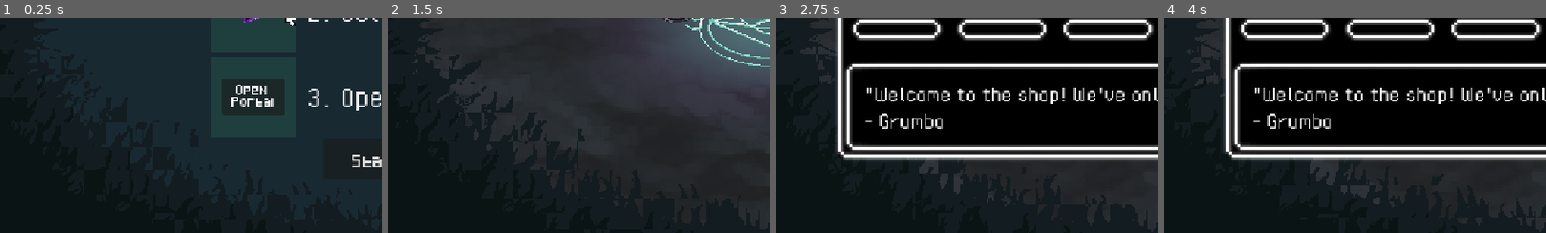
Above: before the commit, frames 1-4 (left to right).
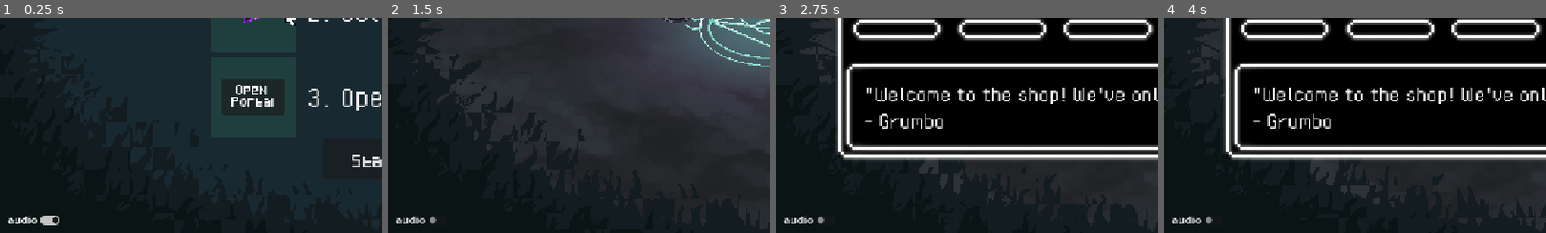
Above: after the commit, the same moments.

Repository: alifeee/loop
Game: Godot game, scene res://scenes/main.tscn
The game is run twice, just before and just after one commit, with the same random seed, the same clock (stepped at 60 frames per second) and the same inputs. The engine's default icon, where the game draws it, is replaced by a stand-in: a white triangle on a blue panel in a dark square.
Inputs (mouse positions are % of the whole screen's width and height, from its top left):
- Up to frame 1 (0.25 s): no input
- Up to frame 2 (1.5 s): click (4, 95) at 0.5 s, where only the run after the commit has a clickable "audio"; click "Start" at 1.25 s
- Up to frame 3 (2.75 s): click "SHOP" at 2 s
- Up to frame 4 (4 s): click (30, 43) at 2.75 s; click "SHOP" at 3.5 s
The pictures show only the part of the screen within x 0-50%, y 48-98%; the shares and areas given below are measured in that part.

The runs differ from the first frame. In frame 1, 0.3% of the frame differs, in the area x 2-16%, y 92-97%; in frame 2, 0.2%; in frame 3, 0.2%; in frame 4, 0.2%.

Commit message:
add audio mute button

Diff:
--- a/scenes/main.tscn
+++ b/scenes/main.tscn
@@ -2173,8 +2173,9 @@
 [sub_resource type="GradientTexture1D" id="GradientTexture1D_0ld40"]
 gradient = SubResource("Gradient_dp3eg")
 
-[node name="Node2D2" type="Node2D" node_paths=PackedStringArray("LOOP_CONTAINER")]
+[node name="Node2D2" type="Node2D" node_paths=PackedStringArray("audio_mute", "LOOP_CONTAINER")]
 script = ExtResource("1_jyhfs")
+audio_mute = NodePath("CanvasLayer/CheckButton")
 LOOP_CONTAINER = NodePath("LoopContainer")
 CONTINUOUS_CASTING = false
 LOOP_MAX_LENGTH = 1000.0
@@ -2658,7 +2659,20 @@
 stream = ExtResource("507_wooaw")
 volume_db = -3.0
 
+[node name="CanvasLayer" type="CanvasLayer" parent="."]
+
+[node name="CheckButton" type="CheckButton" parent="CanvasLayer"]
+offset_left = 5.0
+offset_top = 594.0
+offset_right = 97.0
+offset_bottom = 642.0
+button_pressed = true
+text = "audio"
+icon_alignment = 1
+expand_icon = true
+
 [connection signal="error_debug" from="." to="DebugStats" method="display_error"]
 [connection signal="area_entered" from="Centre" to="Centre" method="_on_area_entered"]
 [connection signal="body_entered" from="Centre" to="Centre" method="_on_body_entered"]
 [connection signal="timeout" from="Spawner/SpawnTimer" to="Spawner" method="_on_timer_timeout"]
+[connection signal="toggled" from="CanvasLayer/CheckButton" to="." method="_on_check_button_toggled"]
--- a/scenes/start.tscn
+++ b/scenes/start.tscn
@@ -212,14 +212,14 @@
 sprite_frames = SubResource("SpriteFrames_hp05y")
 animation = &"default2"
 autoplay = "default"
-frame_progress = 0.090463
+frame_progress = 0.692769
 
 [node name="AnimatedSprite2D2" type="AnimatedSprite2D" parent="."]
 position = Vector2(381, 305)
 scale = Vector2(1.3, 1.196)
 sprite_frames = SubResource("SpriteFrames_hp05y")
 autoplay = "default2"
-frame_progress = 0.419948
+frame_progress = 0.0222544
 
 [node name="ColorRect" type="ColorRect" parent="."]
 offset_left = 316.0
--- a/scripts/game_ui.gd
+++ b/scripts/game_ui.gd
@@ -4,6 +4,8 @@
 @export var shop_button: Button
 @export var shop_canvas: CanvasLayer
 @export var progress_bar: ProgressBar
+
+
 
 func _ready() -> void:
 	#start_time = Time.get_unix_time_from_system()
--- a/scripts/player.gd
+++ b/scripts/player.gd
@@ -5,6 +5,7 @@
 
 var rng = RandomNumberGenerator.new()
 
+@export var audio_mute: CheckButton
 @export_group("Loop Drawing")
 @export var LOOP_CONTAINER: Node2D
 @export var CONTINUOUS_CASTING: bool = true
@@ -46,6 +47,7 @@
 	packed_loop_segment = preload("res://scenes/loop_segment.tscn")
 
 func _ready() -> void:
+	#close_button.focus_mode = Control.FOCUS_NONE
 	Globals.start_game.connect(start)
 	Globals.pause_game.connect(pause)
 	Globals.resume_game.connect(resume)
@@ -58,8 +60,16 @@
 	Globals.sound_player_hit.connect(play_player_hit)
 	Globals.sound_collect_mote.connect(play_collect_mote)
 
+	# mute/unmute
+	audio_mute.focus_mode = Control.FOCUS_NONE
+
 	# go find section in code that triggers thing, and run this
 	# Globals.sound_collect_mote.emit()
+
+func mute_audio():
+	AudioServer.set_bus_mute(AudioServer.get_bus_index("Master"), true)
+func unmute_audio():
+	AudioServer.set_bus_mute(AudioServer.get_bus_index("Master"), false)
 
 func start():
 	if CONTINUOUS_CASTING:
@@ -287,3 +297,10 @@
 	# continue looping !
 	elif event is InputEventMouseMotion and is_held:
 		check_and_add_spell_point(event.position)
+
+
+func _on_check_button_toggled(toggled_on: bool) -> void:
+	if toggled_on:
+		unmute_audio()
+	else:
+		mute_audio()
Not shown: 1 places in scenes/shop_button.tscn that only renumber resources
